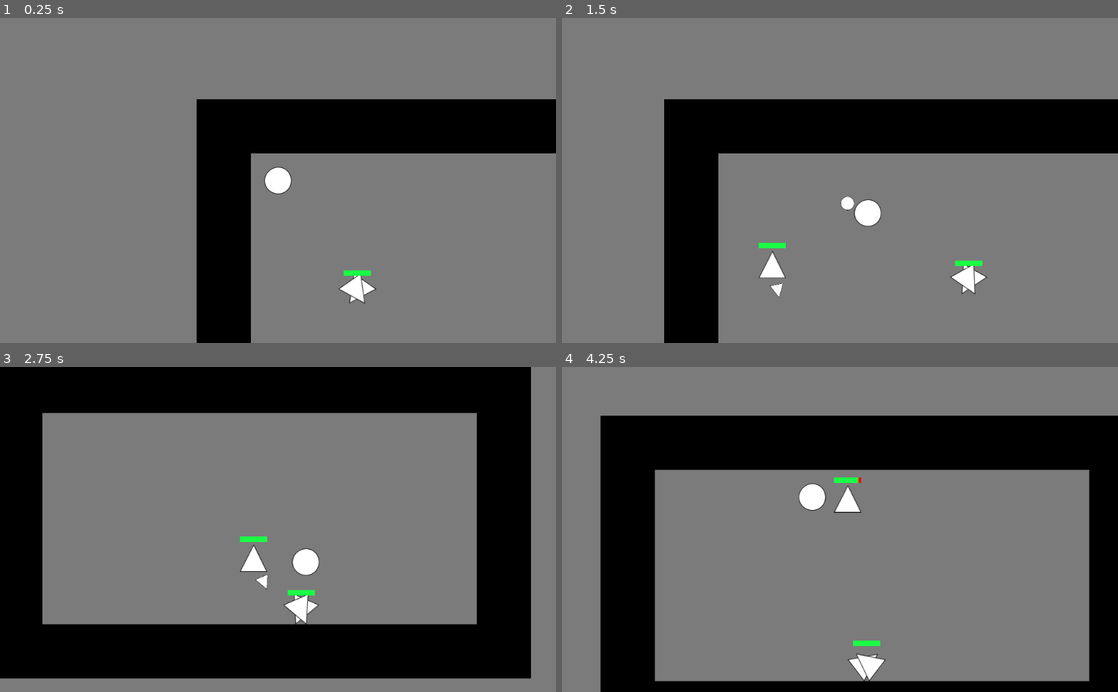
Above: before the commit, frames 1-4 (two rows, left to right).
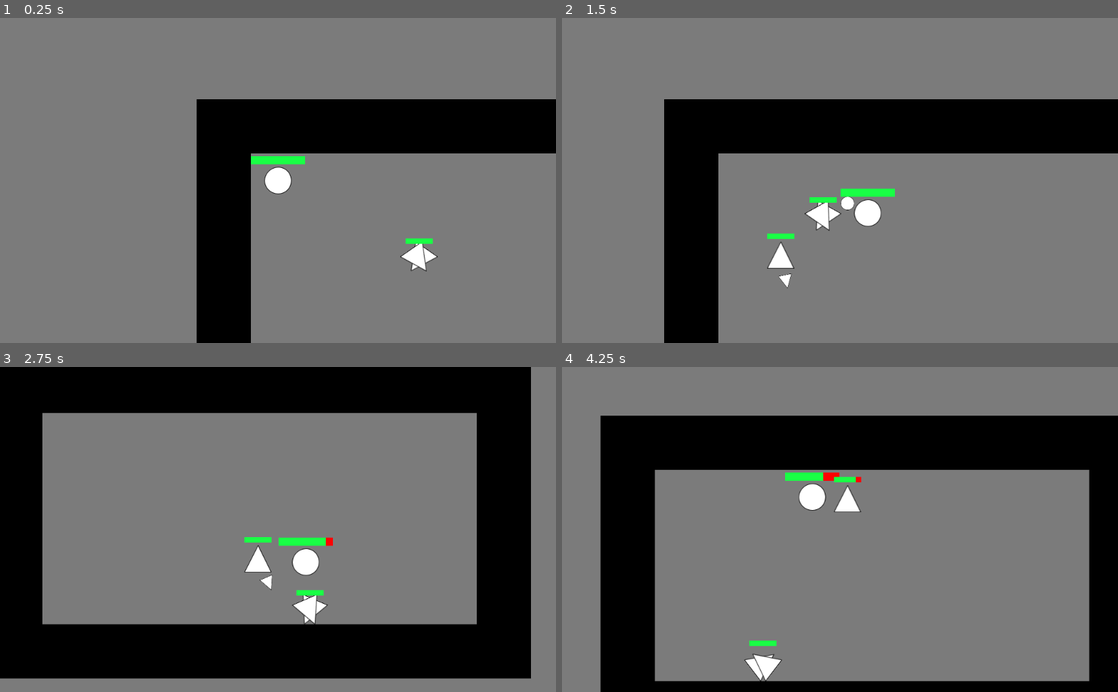
Above: after the commit, the same moments.

Repository: ComradeSparklePony/Slay-the-Triangles
Game: Godot game, scene res://town.tscn
Same seed, same stepped clock (60 frames per second), same inputs: the game is played once before the commit and once after it. The project has no main scene, so this scene is started directly.
Inputs (mouse positions are in pixels of both pictures, inside the frame that each line leads up to):
- Up to frame 1 (0.25 s): no input
- Up to frame 2 (1.5 s): move the mouse to (962, 164) at 0.52 s; hold Right (ui_right) 0.53-1.28 s; click (962, 164) at 0.67 s; move the mouse to (728, 196) at 1.27 s; hold Down (ui_down) from 1.28 s (still down); click (728, 196) at 1.42 s
- Up to frame 3 (2.75 s): move the mouse to (333, 458) at 2.02 s; release Down (ui_down) at 2.03 s; hold Right (ui_right) from 2.03 s (still down); click (333, 458) at 2.17 s
- Up to frame 4 (4.25 s): move the mouse to (812, 594) at 2.77 s; release Right (ui_right) at 2.78 s; hold Up (ui_up) 2.78-3.53 s; click (812, 594) at 2.92 s; move the mouse to (1006, 578) at 3.52 s; hold Left (ui_left) from 3.53 s (still down); click (1006, 578) at 3.67 s

The runs differ from the first frame. In frame 1, 1.0% of the frame differs, in the area x 45-79%, y 42-88%; in frame 2, 1.6%, in the area x 35-77%, y 52-87%; in frame 3, 0.9%; in frame 4, 1.1%.

Commit message:
add player health

Diff:
--- a/enemy-weapon.tscn
+++ b/enemy-weapon.tscn
@@ -9,6 +9,7 @@
 points = PoolVector2Array( 0, -62.5, 12.5, -37.5, -12.5, -37.5 )
 
 [node name="enemy-weapon" type="Area2D" groups=[
+"enemy_weapon",
 "kill_proj",
 ]]
 
--- a/enemy.gd
+++ b/enemy.gd
@@ -2,6 +2,7 @@
 
 # vars
 export (int) var SPEED
+export (int) var ATTACK
 
 var player
 var velocity
--- a/enemy.tscn
+++ b/enemy.tscn
@@ -11,7 +11,7 @@
 custom_solver_bias = 0.0
 points = PoolVector2Array( 0, -25, 25, 25, -25, 25 )
 
-[node name="enemy" type="KinematicBody2D" index="0" groups=[
+[node name="enemy" type="KinematicBody2D" groups=[
 "collide",
 "kill_proj",
 ]]
@@ -22,6 +22,7 @@
 collision/safe_margin = 0.08
 script = ExtResource( 1 )
 SPEED = 250
+ATTACK = 5
 hp = 100
 enemy_weapon = ExtResource( 2 )
 
--- a/enemy_spawner.tscn
+++ b/enemy_spawner.tscn
@@ -27,7 +27,7 @@
 script = ExtResource( 1 )
 enemy = ExtResource( 2 )
 ROT_SPEED = 15
-SPEED = 7
+SPEED = 3
 max_hp = 30
 
 [node name="tri1" type="CollisionShape2D" parent="." index="0"]
--- a/player.gd
+++ b/player.gd
@@ -3,6 +3,9 @@
 export (int) var SPEED
 export (int) var attack
 export (float) var RELOAD_TIME
+
+export (int) var max_hp
+var hp
 
 var velocity = Vector2()
 
@@ -11,6 +14,11 @@
 func _ready():
 	$Timer.wait_time = RELOAD_TIME
 	$Timer.start()
+
+	hp = max_hp
+
+	$TextureProgress.max_value = max_hp
+	$TextureProgress.value = hp
 
 func _process(delta):
 
@@ -38,5 +46,12 @@
 	move_and_collide(Vector2(velocity.x, 0) * delta)
 	move_and_collide(Vector2(0, velocity.y) * delta)
 
-func _on_Timer_timeout():
-	pass # replace with function body
+
+# remove attack from hp
+func _on_Area2D_area_entered(area):
+	if area.is_in_group("enemy_weapon"):
+		var enemy_ATTACK = area.get_parent().ATTACK
+		hp -= enemy_ATTACK
+		$TextureProgress.value = hp
+		if hp == 0:
+			queue_free()
--- a/player.tscn
+++ b/player.tscn
@@ -1,8 +1,10 @@
-[gd_scene load_steps=5 format=2]
+[gd_scene load_steps=7 format=2]
 
 [ext_resource path="res://player.gd" type="Script" id=1]
 [ext_resource path="res://projectile.tscn" type="PackedScene" id=2]
 [ext_resource path="res://assets/white_circle_50px.png" type="Texture" id=3]
+[ext_resource path="res://assets/red_rect_50x10px.png" type="Texture" id=4]
+[ext_resource path="res://assets/green_rect_50x10px.png" type="Texture" id=5]
 
 [sub_resource type="CircleShape2D" id=1]
 
@@ -20,8 +22,9 @@
 script = ExtResource( 1 )
 _sections_unfolded = [ "Collision", "collision" ]
 SPEED = 300
-attack = 5
+attack = 10
 RELOAD_TIME = 0.15
+max_hp = 150
 projectile = ExtResource( 2 )
 
 [node name="Sprite" type="Sprite" parent="." index="0"]
@@ -65,4 +68,55 @@
 one_shot = true
 autostart = false
 
+[node name="TextureProgress" type="TextureProgress" parent="." index="4"]
+
+anchor_left = 0.0
+anchor_top = 0.0
+anchor_right = 0.0
+anchor_bottom = 0.0
+margin_left = -50.0
+margin_top = -45.0
+margin_bottom = -5.0
+rect_scale = Vector2( 2, 1.5 )
+rect_pivot_offset = Vector2( 0, 0 )
+rect_clip_content = false
+mouse_filter = 1
+mouse_default_cursor_shape = 0
+size_flags_horizontal = 1
+size_flags_vertical = 1
+min_value = 0.0
+max_value = 100.0
+step = 1.0
+page = 0.0
+value = 0.0
+exp_edit = false
+rounded = false
+texture_under = ExtResource( 4 )
+texture_over = null
+texture_progress = ExtResource( 5 )
+radial_fill_degrees = 360.0
+radial_center_offset = Vector2( 0, 0 )
+nine_patch_stretch = false
+_sections_unfolded = [ "Rect", "Textures" ]
+
+[node name="Area2D" type="Area2D" parent="." index="5"]
+
+position = Vector2( -50, -45 )
+scale = Vector2( 2, 1.5 )
+input_pickable = true
+gravity_vec = Vector2( 0, 1 )
+gravity = 98.0
+linear_damp = 0.1
+angular_damp = 1.0
+audio_bus_override = false
+audio_bus_name = "Master"
+
+[node name="CollisionShape2D2" type="CollisionShape2D" parent="Area2D" index="0"]
+
+position = Vector2( 25, 30 )
+scale = Vector2( 0.5, 0.666667 )
+shape = SubResource( 1 )
+
 [connection signal="timeout" from="Timer" to="." method="_on_Timer_timeout"]
+
+[connection signal="area_entered" from="Area2D" to="." method="_on_Area2D_area_entered"]
